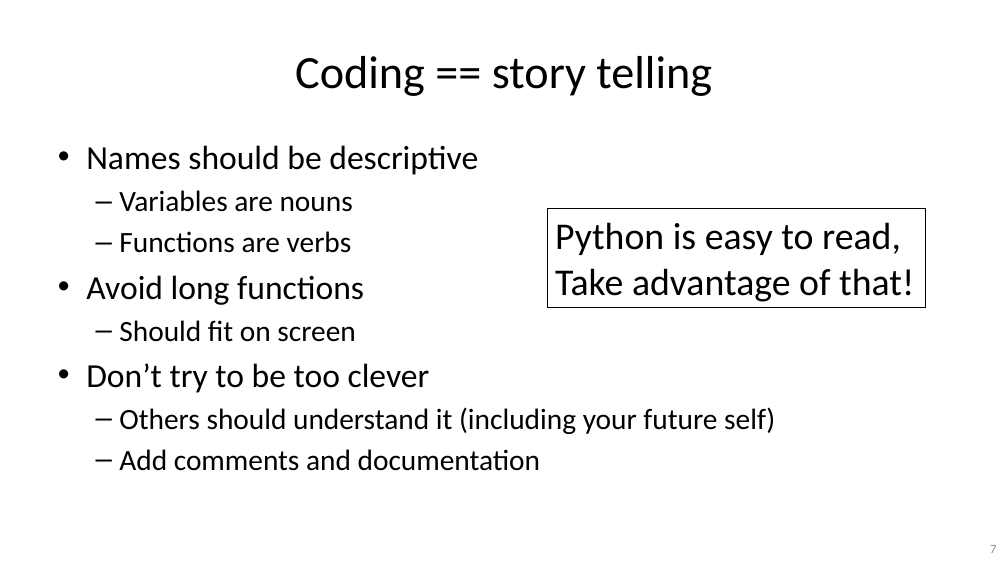
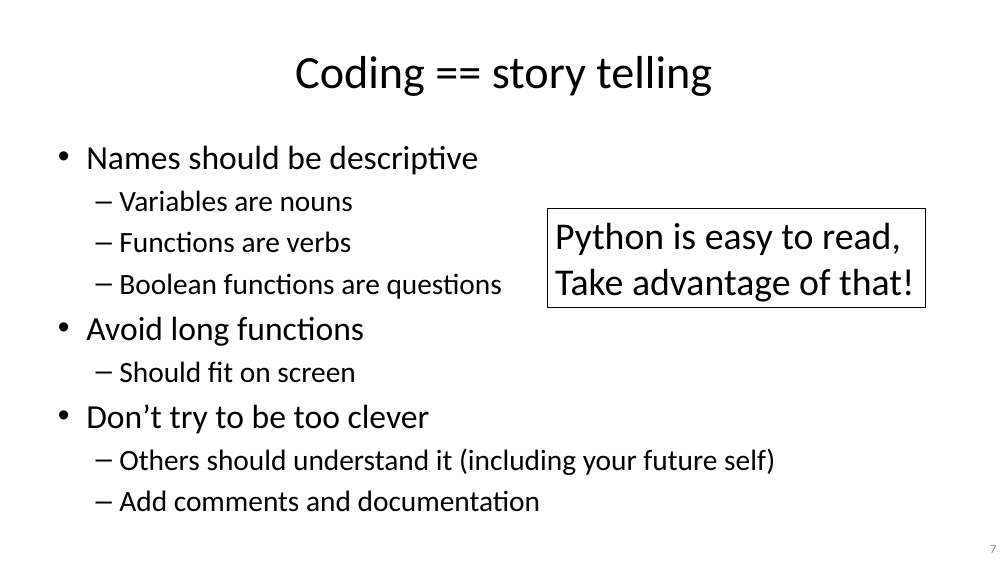
Before and after one commit to gjbex/Python-software-engineering, a slide deck: slide 7 of python_software_engineering.pptx. Drawn at 1008x567 pixels with LibreOffice and Linux fonts; fonts in the diff are those of the drawing. Boxes give left, top, right and bottom in pixels: in the first picture for what was removed or moved away, otherwise in the second. Text is boxed around its words. In the diff, an @@ line names an element or a change of style, - is before the commit and + after.

```diff
--- a/python_software_engineering.pptx
+++ b/python_software_engineering.pptx
@@ text at box(119, 273, 502, 299): paragraph added @@
+  – Boolean functions are questions
```
Also in this commit, not shown: 3 other slides changed, 2 slides added.
